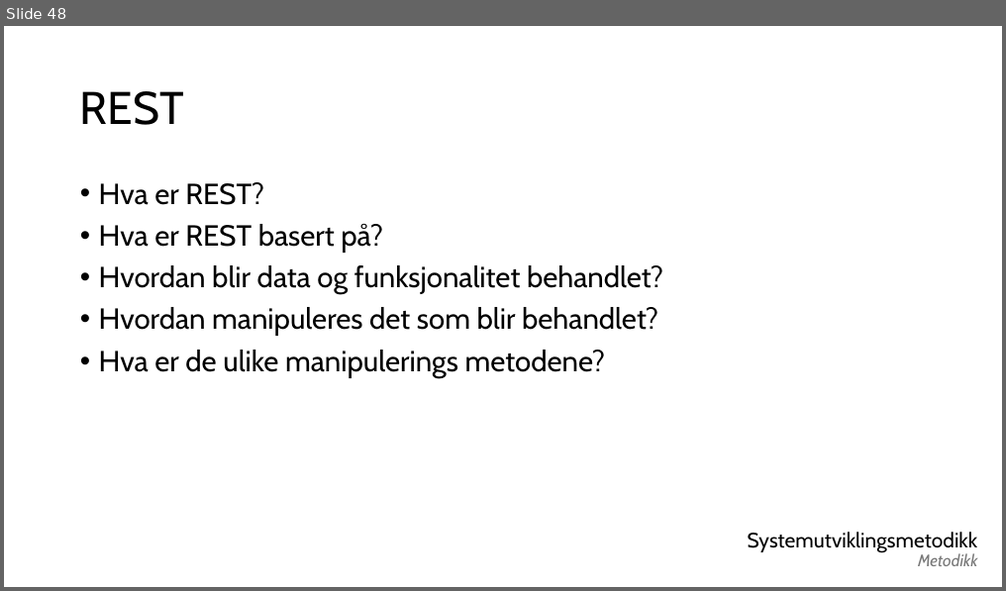
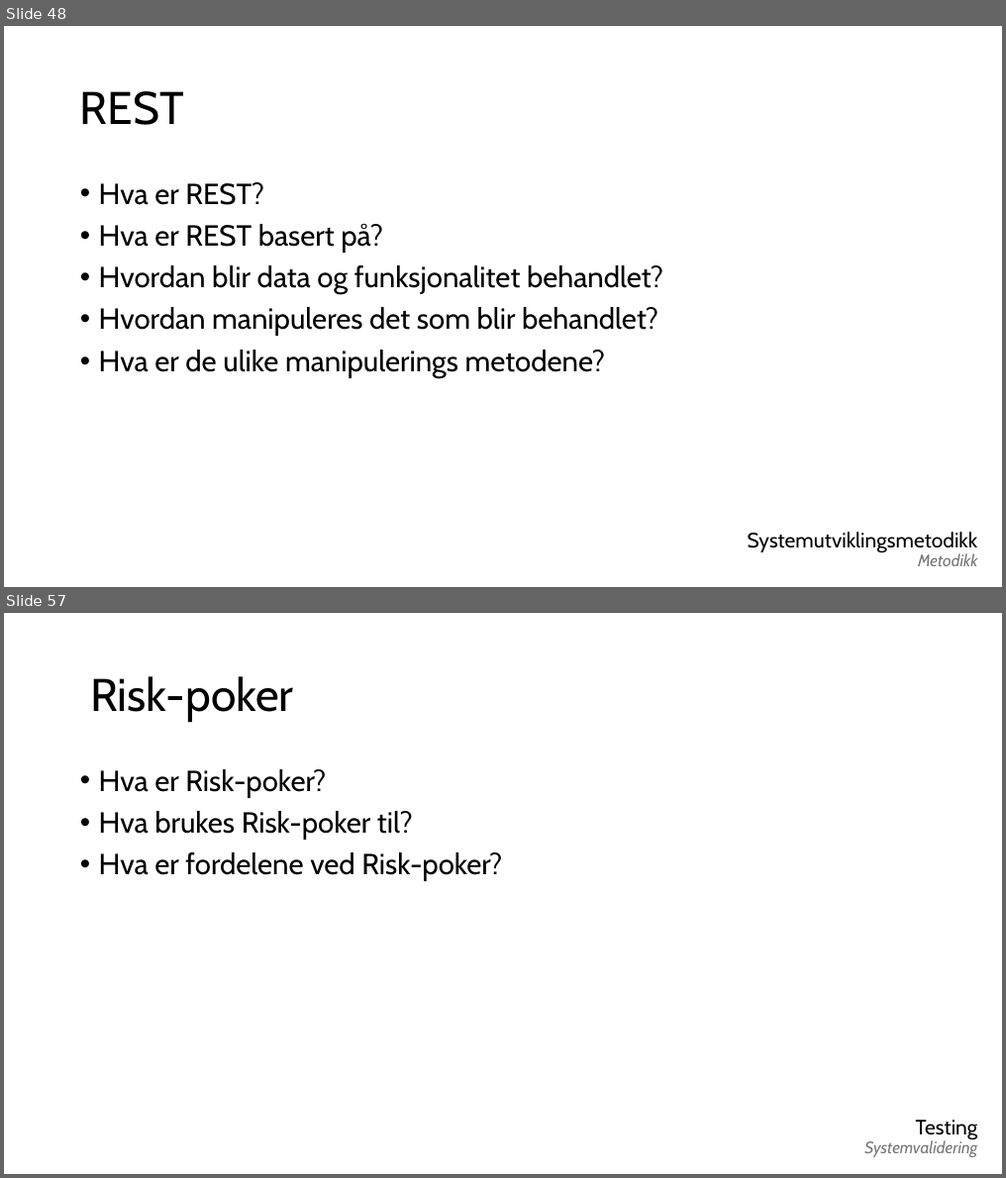
Before and after one commit to real-eo/IDATT1005-Systemutvikling, a slide deck: 2026 VÅR/Eksamensøving/Slides.pptx. Shown one above the other, each under a label of ours: slide 48 before the commit, slides 48 and 57 after it; the slides between them are not shown. The pictures are 1006x591 and 1006x1178 pixels, drawn with LibreOffice and Linux fonts; fonts in the diff are those of the drawing. Boxes give left, top, right and bottom in pixels: in the first picture for what was removed or moved away, otherwise in the second. Text is boxed around its words. In the diff, an @@ line names an element or a change of style, - is before the commit and + after.

```diff
--- a/2026 VÅR/Eksamensøving/Slides.pptx
+++ b/2026 VÅR/Eksamensøving/Slides.pptx
@@ slide 57 added at bbox=[4, 613, 1002, 1174], background #FFFFFF @@
@@ title added at bbox=[90, 676, 293, 722], 44 pt, text #000000 @@
+Risk-poker
@@ text added at bbox=[99, 769, 502, 881], 28 pt, text #000000 @@
+• Hva er Risk-poker?
+• Hva brukes Risk-poker til?
+• Hva er fordelene ved Risk-poker?
@@ text added at bbox=[864, 1140, 977, 1157], 16 pt, text #797979, italic @@
+Systemvalidering
@@ text added at bbox=[916, 1120, 978, 1141], 20 pt, text #000000 @@
+Testing
```
Also in this commit, not shown: 5 slides changed, 28 other slides added.
